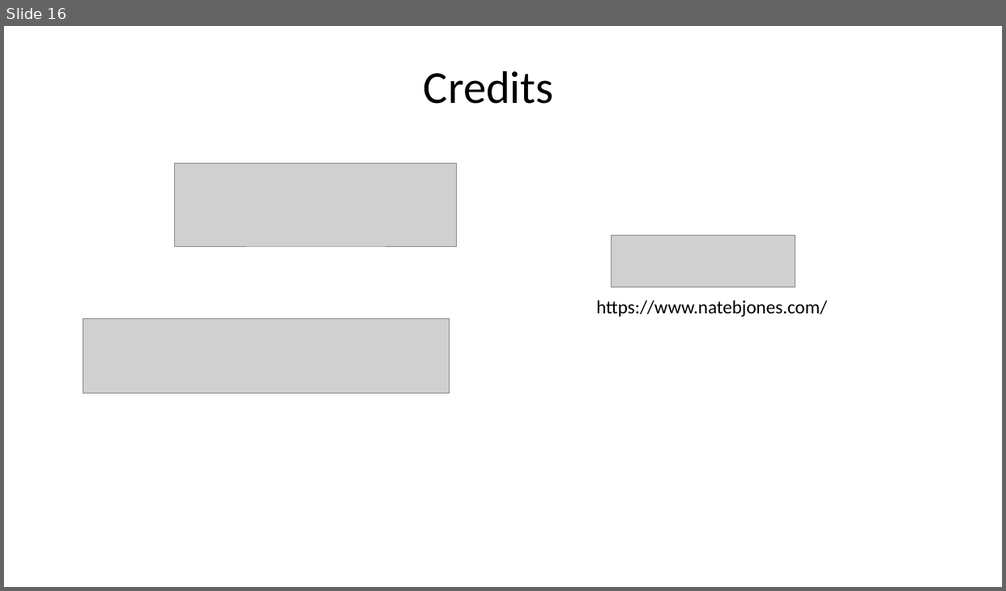
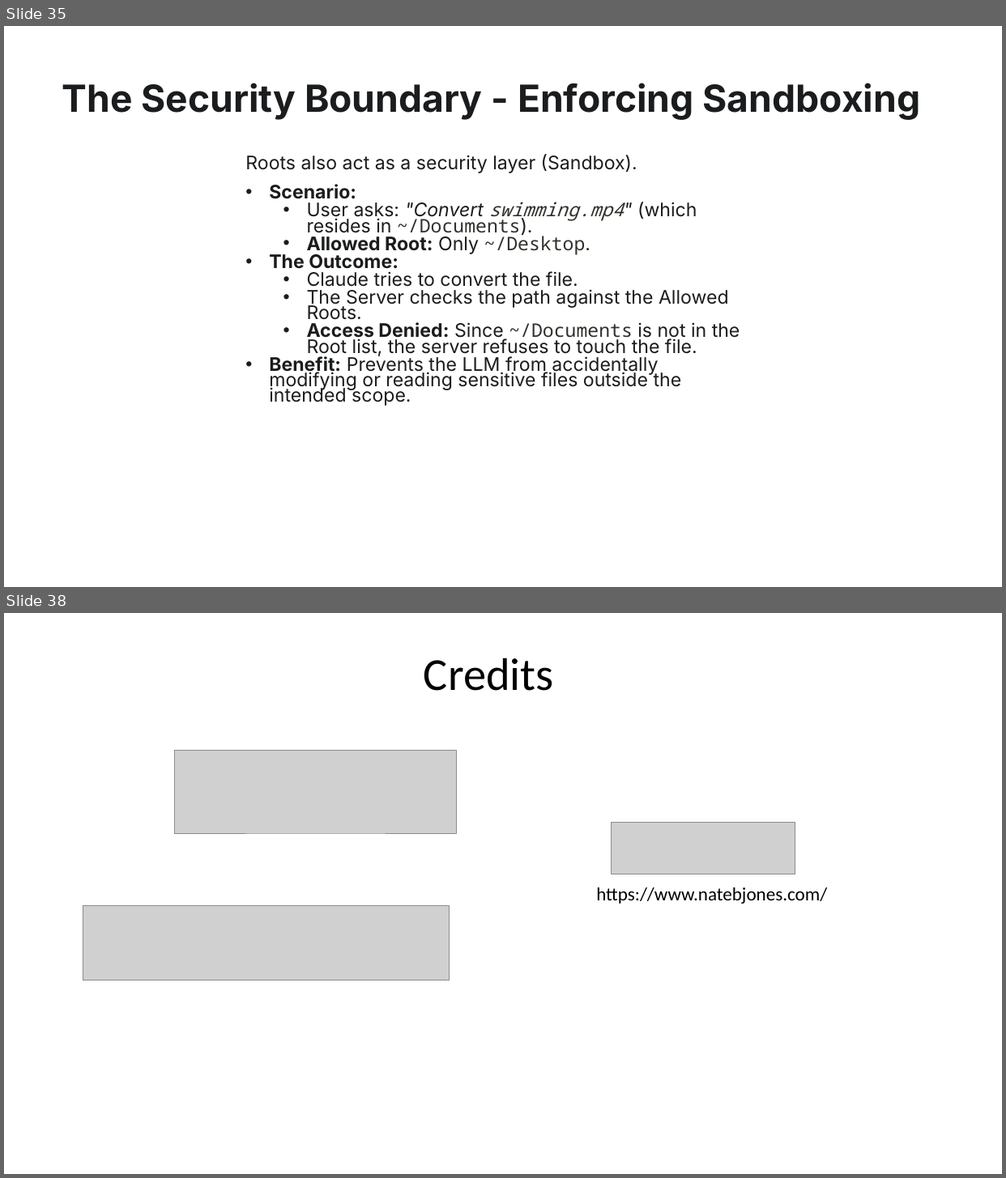
Before and after one commit to tniccum21/LLM_Class, a slide deck: Week10/Week10.pptx. Shown one above the other, each under a label of ours: slide 16 before the commit, slides 35 and 38 after it; the slides between them are not shown. The pictures are 1006x591 and 1006x1178 pixels, drawn with LibreOffice and Linux fonts; fonts in the diff are those of the drawing; grey boxes stand for pictures; background and template pictures are left out. Boxes give left, top, right and bottom in pixels: in the first picture for what was removed or moved away, otherwise in the second. Text is boxed around its words. In the diff, an @@ line names an element or a change of style, - is before the commit and + after.

```diff
--- a/Week10/Week10.pptx
+++ b/Week10/Week10.pptx
@@ slide 35 added at (4,26,1002,587), background picture (left out) @@
@@ text added at (62,83,921,120), 36 pt, text #1A1C1E, bold @@
+The Security Boundary - Enforcing Sandboxing
@@ text added at (245,154,740,391), 18 pt, text #1A1C1E @@
+Roots also act as a security layer (Sandbox).
+• Scenario:
+  • User asks: "Convert swimming.mp4" (which resides in ~/Documents).
+  • Allowed Root: Only ~/Desktop.
+• The Outcome:
+  • Claude tries to convert the file.
+  • The Server checks the path against the Allowed Roots.
+  • Access Denied: Since ~/Documents is not in the Root list, the server refuses to touch the file.
+• Benefit: Prevents the LLM from accidentally modifying or reading sensitive files outside the intended scope.
@@ what was slide 16 is now slide 38 @@
```
Also in this commit, not shown: 1 slide changed, 32 other slides added, 11 slides removed, 11 other files.
